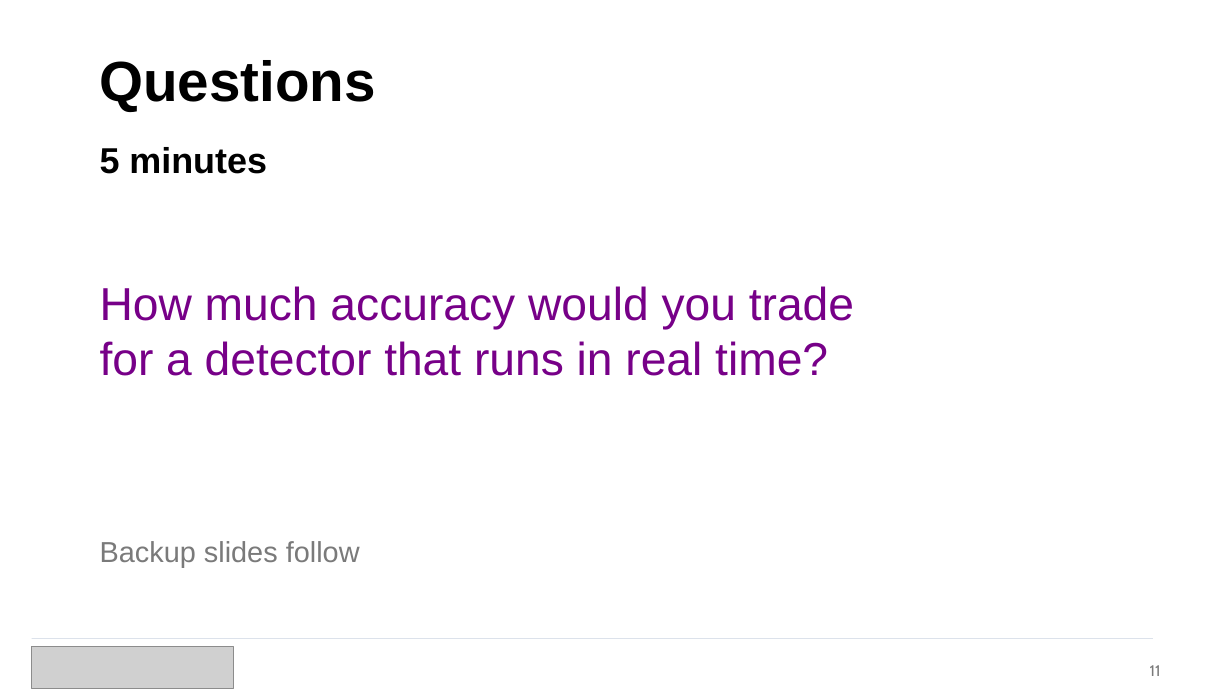
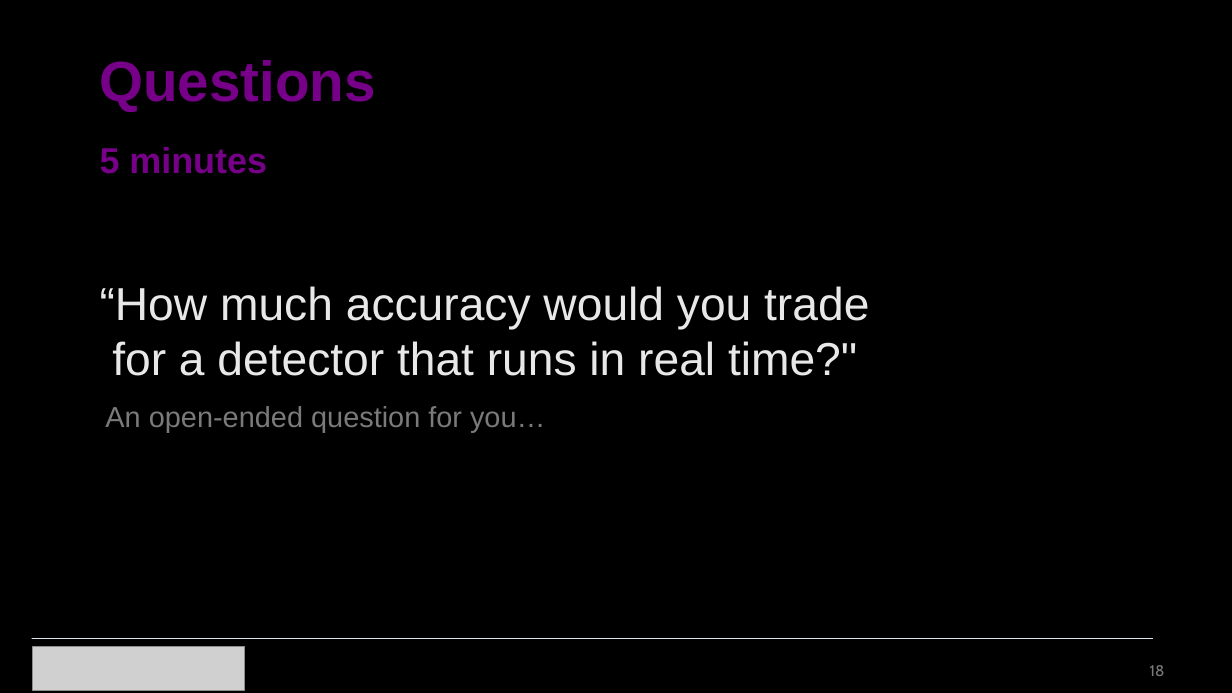
Before and after one commit to navrajkambo/EECE568_26-27, a slide deck: slide 18 of Paper Presentation/YOLO - UBC EECE 568.pptx (slide 11 before the commit). Drawn at 1232x693 pixels with LibreOffice and Linux fonts; fonts in the diff are those of the drawing; grey boxes stand for pictures. Boxes give left, top, right and bottom in pixels: in the first picture for what was removed or moved away, otherwise in the second. Text is boxed around its words. In the diff, an @@ line names an element or a change of style, - is before the commit and + after.

```diff
--- a/Paper Presentation/YOLO - UBC EECE 568.pptx
+++ b/Paper Presentation/YOLO - UBC EECE 568.pptx
@@ background #FFFFFF to #000000 @@
@@ text "Questions" at (100,60,376,111): text colour #000000 to #770088 @@
@@ text "5 minutes" at (100,147,267,174): text colour #000000 to #770088 @@
@@ text at (100,286,869,376): text changed; text colour #770088 to #E8E8E8 @@
-How much accuracy would you trade
-for a detector that runs in real time?
+“How much accuracy would you trade
+for a detector that runs in real time?"
@@ text added at (105,406,545,432), 22.5 pt, text #7A7A7A @@
+An open-ended question for you…
@@ text removed at (100,541,360,568) @@
-Backup slides follow
@@ picture: place and size @@
-picture at (31,647,234,689)
+picture at (32,646,245,690)
@@ text at (1150,665,1165,676): text changed @@
-11
+18
```
Also in this commit, not shown: 14 other slides changed, 7 slides added, 1 other file.
